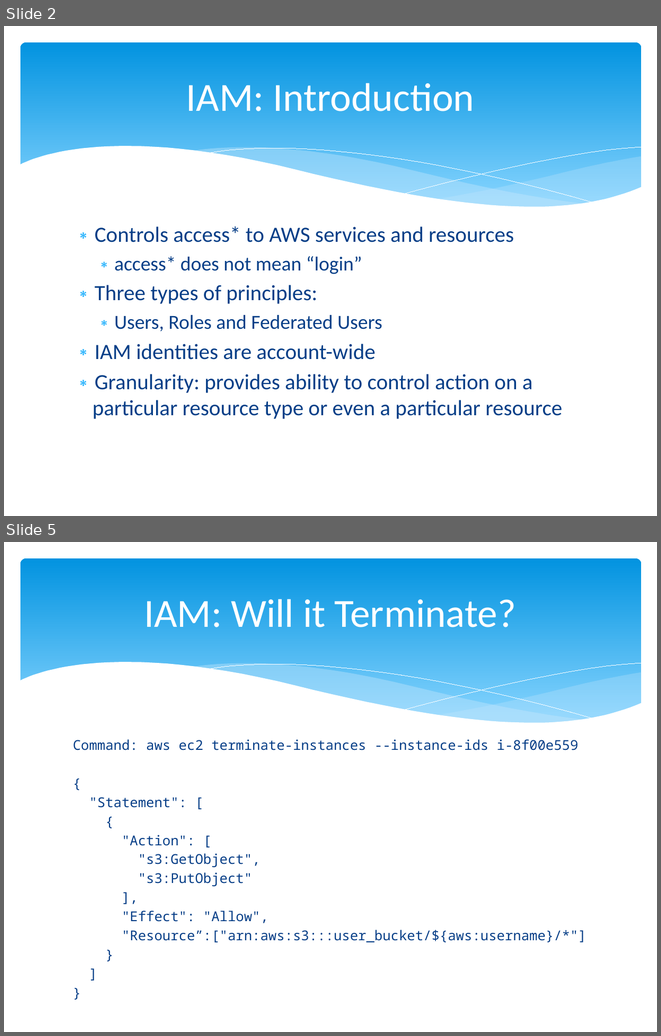
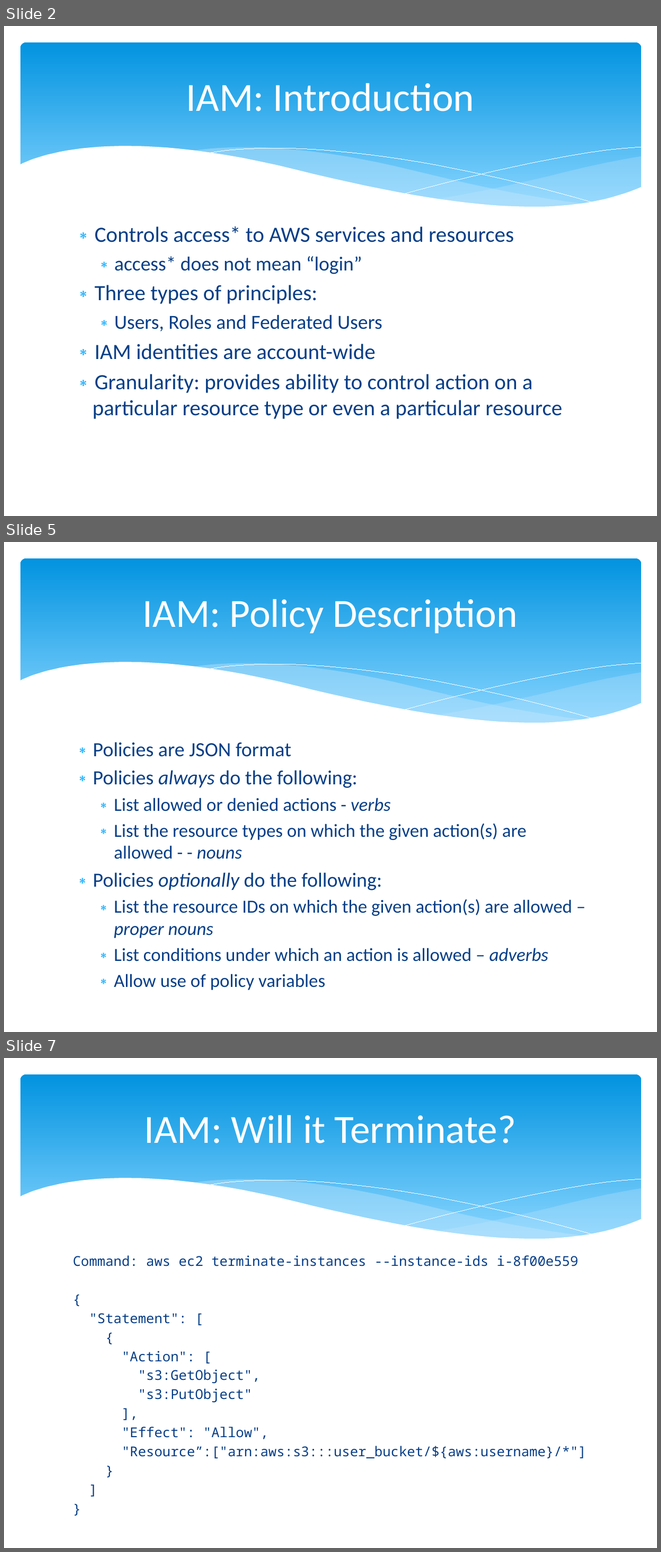
Before and after one commit to cloudavail/awstraining, a slide deck: aws-iam/aws-iam.pptx. Shown one above the other, each under a label of ours: slides 2 and 5 before the commit, slides 2, 5 and 7 after it; the slides between them are not shown. The pictures are 661x1036 and 661x1552 pixels, drawn with LibreOffice and Linux fonts; fonts in the diff are those of the drawing. Boxes give left, top, right and bottom in pixels: in the first picture for what was removed or moved away, otherwise in the second. Text is boxed around its words. In the diff, an @@ line names an element or a change of style, - is before the commit and + after.

```diff
--- a/aws-iam/aws-iam.pptx
+++ b/aws-iam/aws-iam.pptx
@@ slide 5 added at [4,542,657,1032], background #FFFFFF; not listed: 6 template elements that a slide beside it also shows @@
@@ title added at [143,599,518,633], 44 pt, text #FFFFFF @@
+IAM: Policy Description
@@ text added at [93,742,572,990], 20.4 pt, text #073E87 @@
+∗ Policies are JSON format
+∗ Policies always do the following:
+  ∗ List allowed or denied actions - verbs
+  ∗ List the resource types on which the given action(s) are allowed - - nouns
+∗ Policies optionally do the following:
+  ∗ List the resource IDs on which the given action(s) are allowed – proper nouns
+  ∗ List conditions under which an action is allowed – adverbs
+  ∗ Allow use of policy variables
@@ what was slide 5 is now slide 7 @@
```
Also in this commit, not shown: 7 slides changed.
